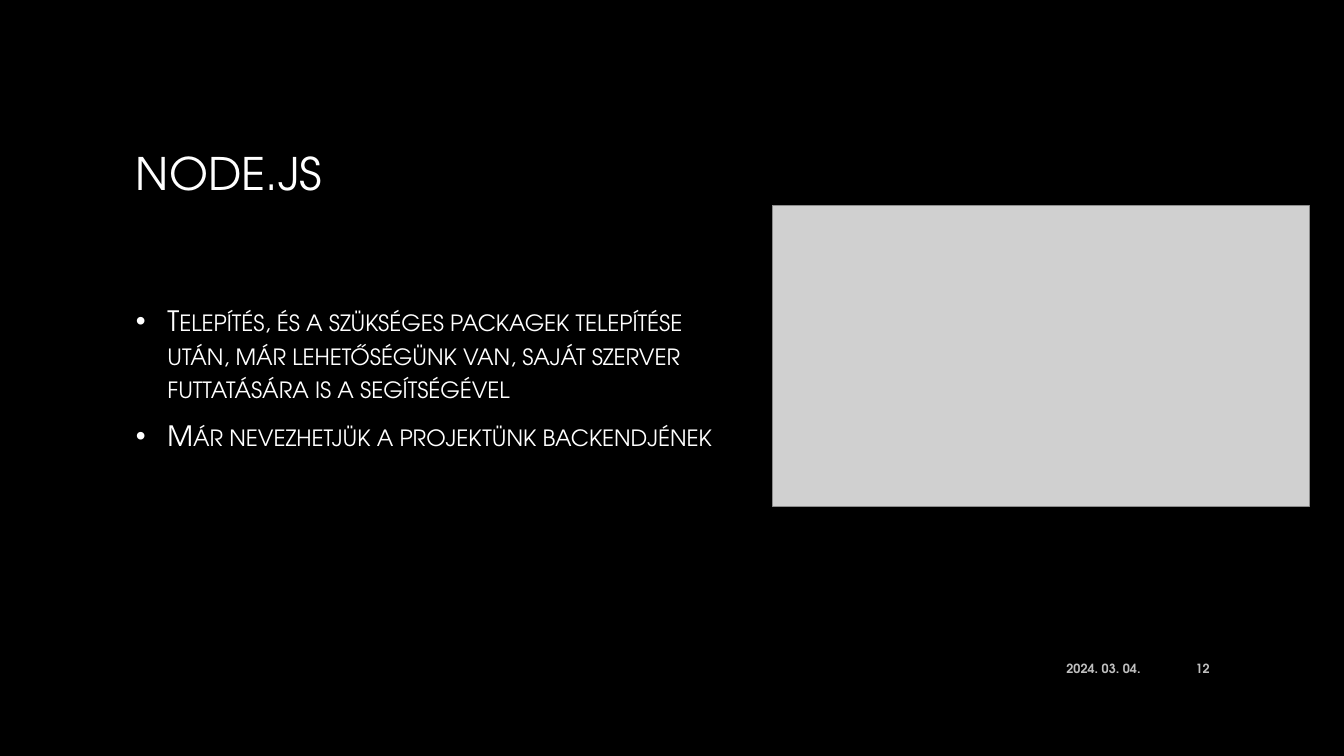
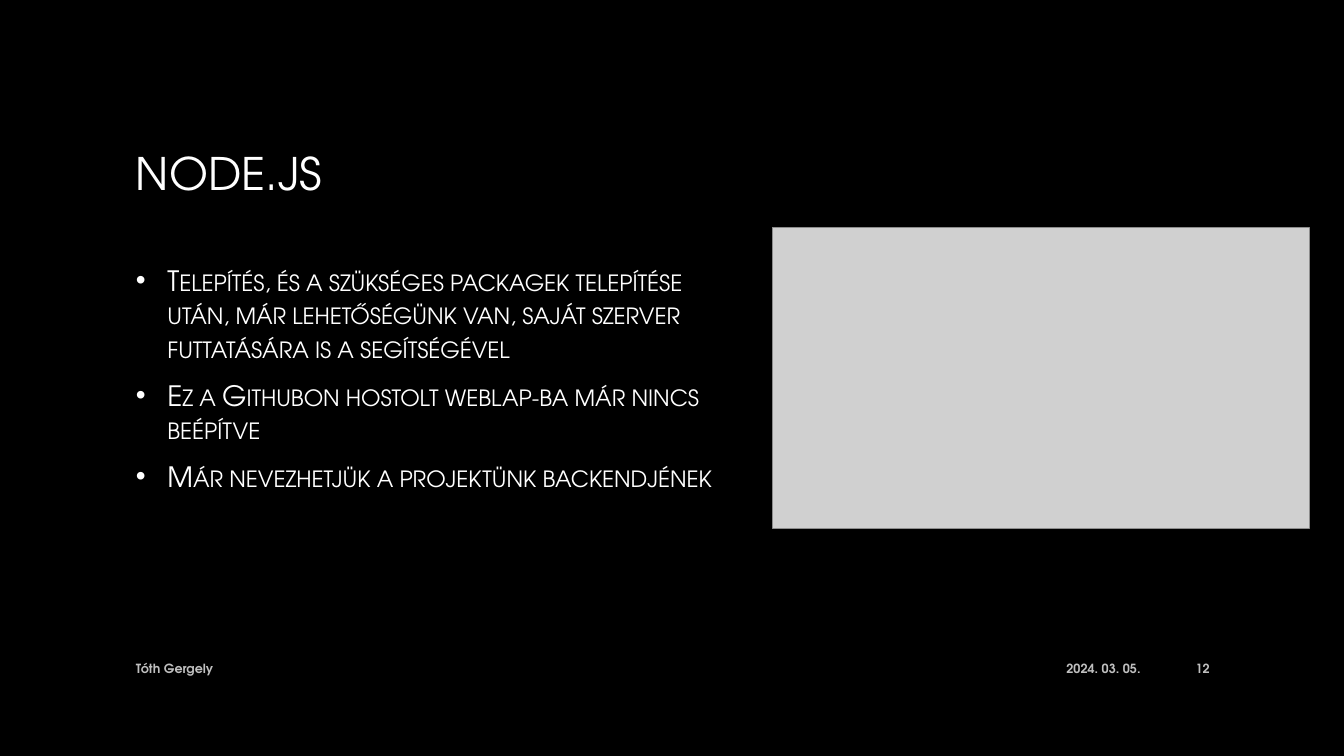
Before and after one commit to gereyl/html-portfolio, a slide deck: slide 12 of Eloadas.pptx. Drawn at 1344x756 pixels with LibreOffice and Linux fonts; fonts in the diff are those of the drawing; grey boxes stand for pictures; background and template pictures are left out. Boxes give left, top, right and bottom in pixels: in the first picture for what was removed or moved away, otherwise in the second. Text is boxed around its words. In the diff, an @@ line names an element or a change of style, - is before the commit and + after.

```diff
--- a/Eloadas.pptx
+++ b/Eloadas.pptx
@@ picture: place and size @@
-picture at <box>772,206,1310,506</box>
+picture at <box>772,228,1310,528</box>
@@ text at <box>167,385,700,439</box>: paragraph added @@
+• Ez a Githubon hostolt weblap-ba már nincs beépítve
@@ text added at <box>136,663,213,676</box>, 9 pt, text #BFBFBF, bold @@
+Tóth Gergely
@@ text at <box>1066,663,1141,673</box>: text changed @@
-2024. 03. 04.
+2024. 03. 05.
```
Also in this commit, not shown: 39 other slides changed, 1 slide added, 1 other file.
